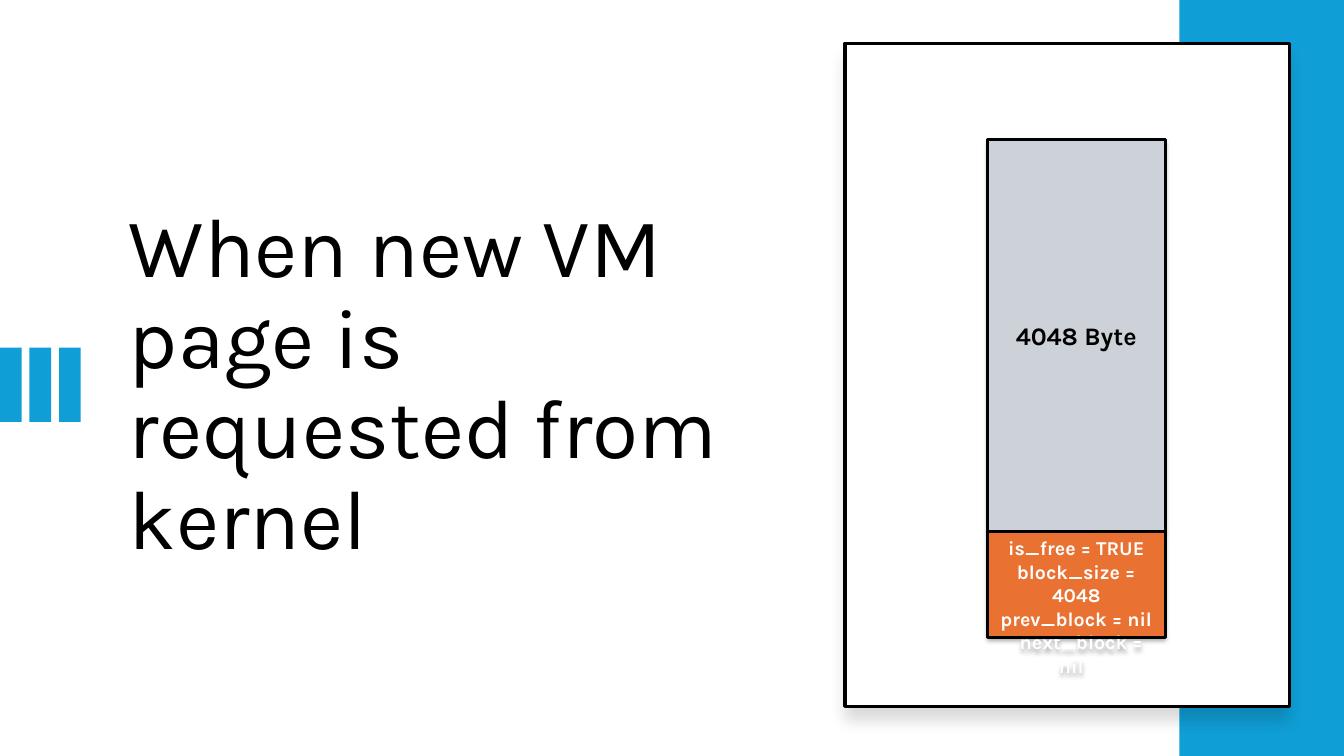
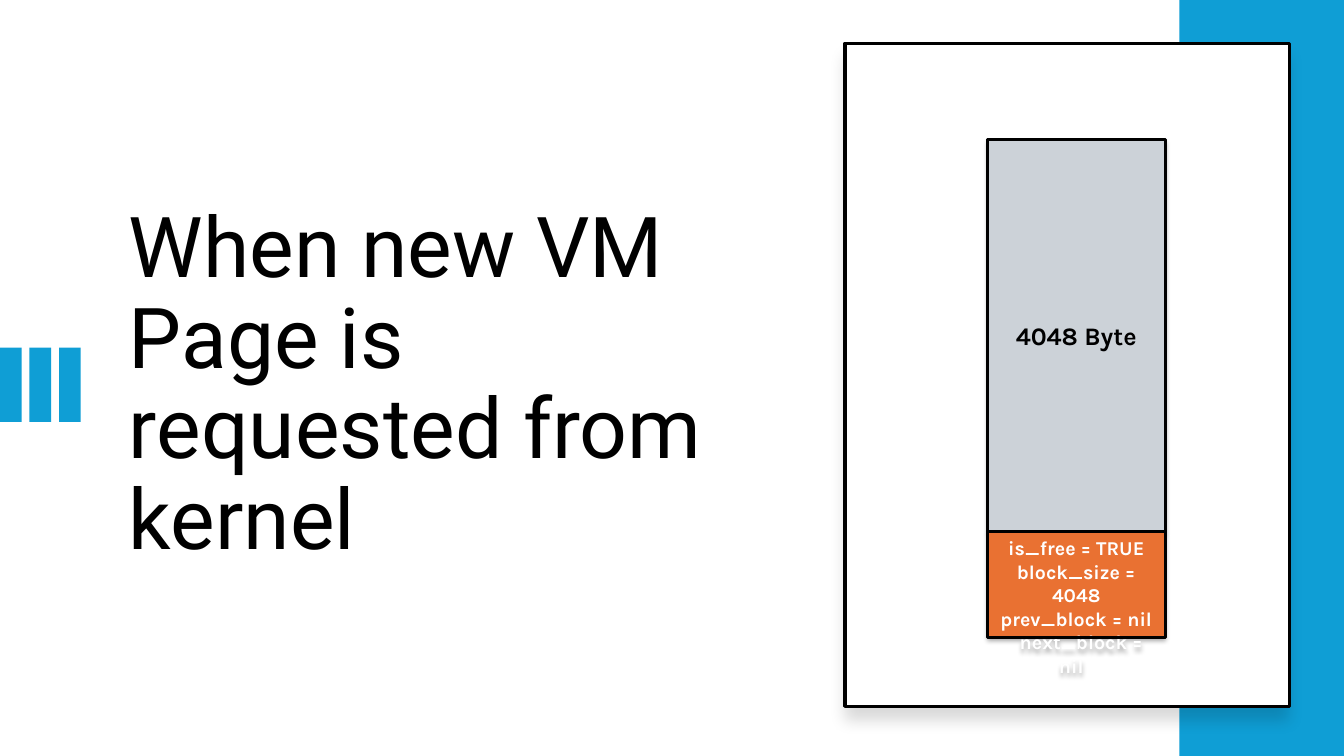
Before and after one commit to Mahmoud-Abdelraouf/STmicro-System-Programming-under-Linux, a slide deck: slide 33 of 04.Advanced/Tasks/Heap_Memory_Manager/HeapMemoryManager.pptx. Drawn at 1344x756 pixels with LibreOffice and Linux fonts; fonts in the diff are those of the drawing. Boxes give left, top, right and bottom in pixels: in the first picture for what was removed or moved away, otherwise in the second. Text is boxed around its words. In the diff, an @@ line names an element or a change of style, - is before the commit and + after.

```diff
--- a/04.Advanced/Tasks/Heap_Memory_Manager/HeapMemoryManager.pptx
+++ b/04.Advanced/Tasks/Heap_Memory_Manager/HeapMemoryManager.pptx
@@ text at box(129, 214, 701, 550): text changed; font Karla to Roboto @@
-When new VM page is requested from kernel
+When new VM Page is requested from kernel
```
Also in this commit, not shown: 18 other slides changed, 10 slides added.
